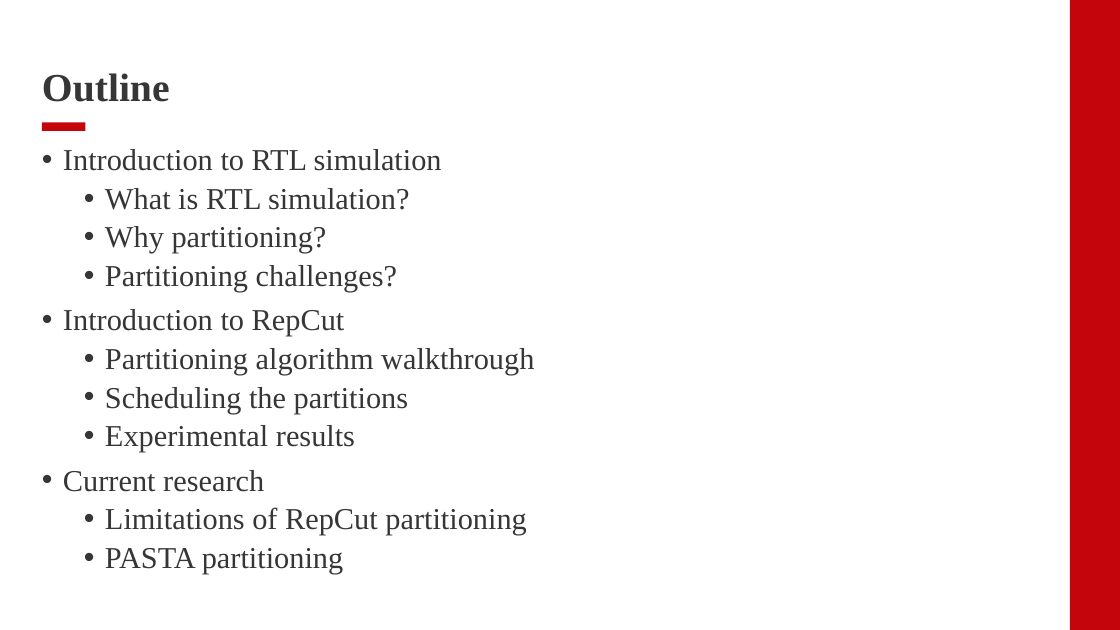
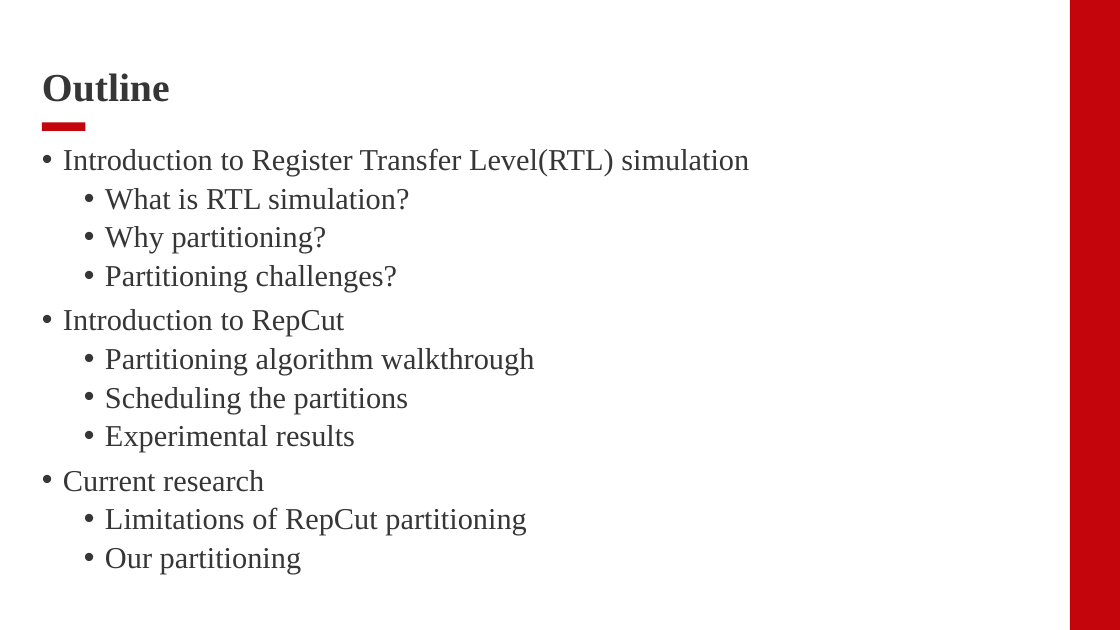
Before and after one commit to Foolock/papers, a slide deck: slide 3 of RepCut/RepCut.pptx. Drawn at 1120x630 pixels with LibreOffice and Linux fonts; fonts in the diff are those of the drawing; background and template pictures are left out. Boxes give left, top, right and bottom in pixels: in the first picture for what was removed or moved away, otherwise in the second. Text is boxed around its words. In the diff, an @@ line names an element or a change of style, - is before the commit and + after.

```diff
--- a/RepCut/RepCut.pptx
+++ b/RepCut/RepCut.pptx
@@ text at box(63, 148, 749, 177): text changed @@
-• Introduction to RTL simulation
+• Introduction to Register Transfer Level(RTL) simulation
@@ text at box(105, 548, 301, 574): text changed @@
-  • PASTA partitioning
+  • Our partitioning
```
Also in this commit, not shown: 4 slides added, 6 slides removed.
